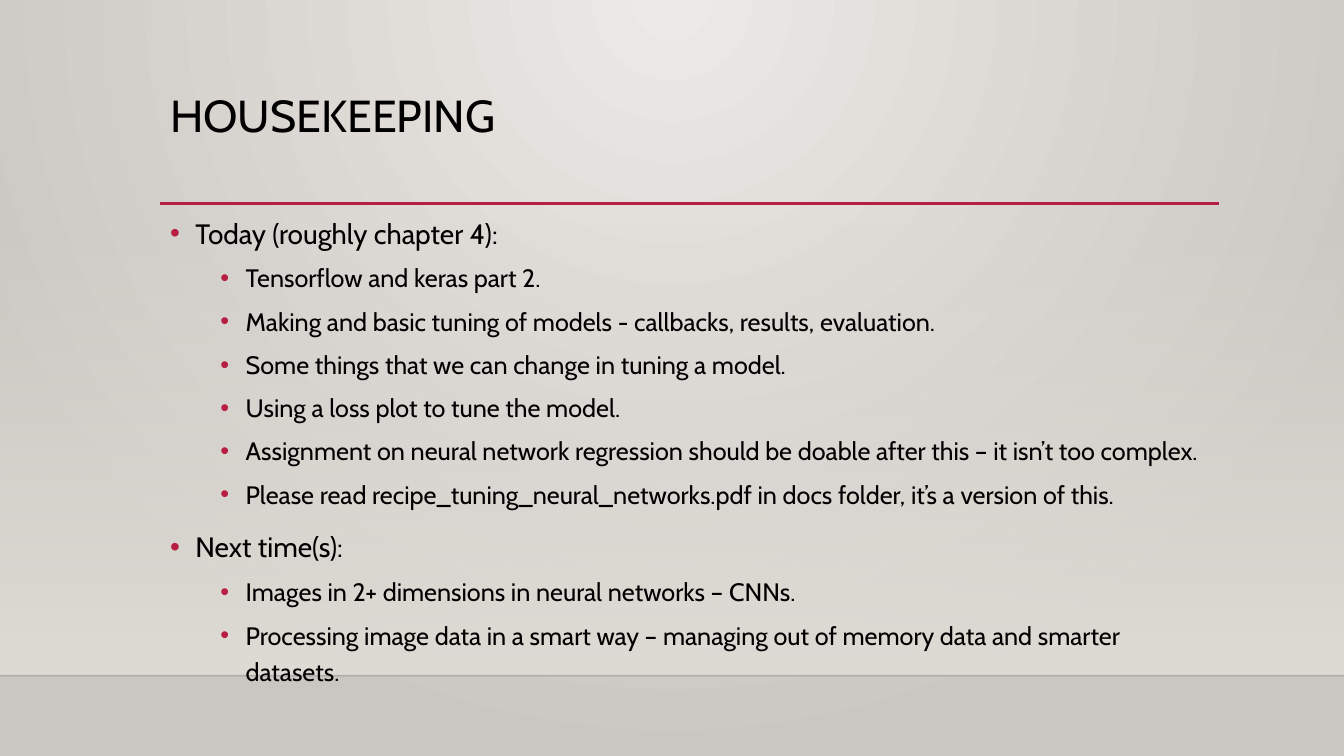
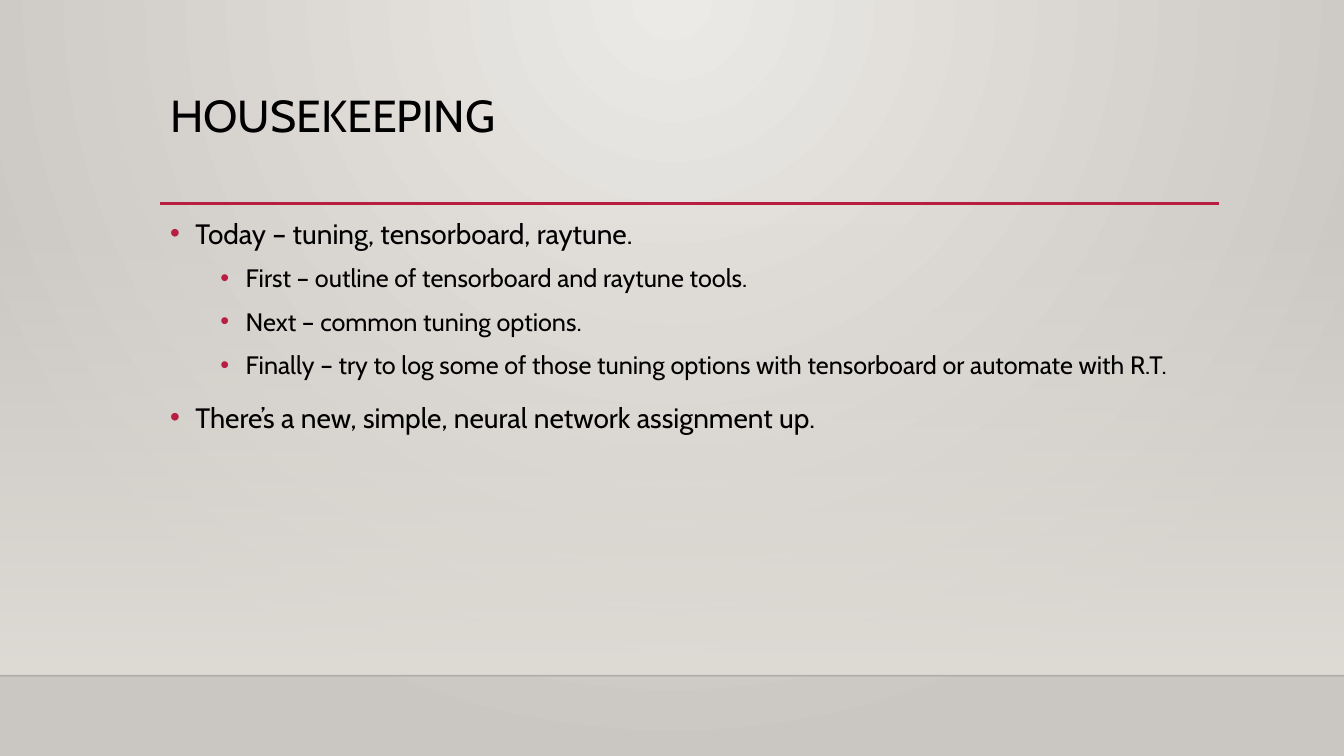
Before and after one commit to AkeemSemperDataScience/Intro_to_Machine_Learning_Students, a slide deck: slide 1 of reference_content/Slides/pytorch_optimization.pptx. Drawn at 1344x756 pixels with LibreOffice and Linux fonts; fonts in the diff are those of the drawing; background and template pictures are left out. Boxes give left, top, right and bottom in pixels: in the first picture for what was removed or moved away, otherwise in the second. Text is boxed around its words. In the diff, an @@ line names an element or a change of style, - is before the commit and + after.

```diff
--- a/reference_content/Slides/pytorch_optimization.pptx
+++ b/reference_content/Slides/pytorch_optimization.pptx
@@ text at (195,223,1167,434): text changed @@
-• Today (roughly chapter 4):
-  • Tensorflow and keras part 2.
-  • Making and basic tuning of models - callbacks, results, evaluation.
-  • Some things that we can change in tuning a model.
-  • Using a loss plot to tune the model.
-  • Assignment on neural network regression should be doable after this – it isn’t too complex.
-  • Please read recipe_tuning_neural_networks.pdf in docs folder, it’s a version of this.
-• Next time(s):
-  • Images in 2+ dimensions in neural networks – CNNs.
-  • Processing image data in a smart way – managing out of memory data and smarter datasets.
+• Today – tuning, tensorboard, raytune.
+  • First – outline of tensorboard and raytune tools.
+  • Next – common tuning options.
+  • Finally – try to log some of those tuning options with tensorboard or automate with R.T.
+• There’s a new, simple, neural network assignment up.
```
Also in this commit, not shown: 1 other slide changed, 5 slides added, 6 other files.
